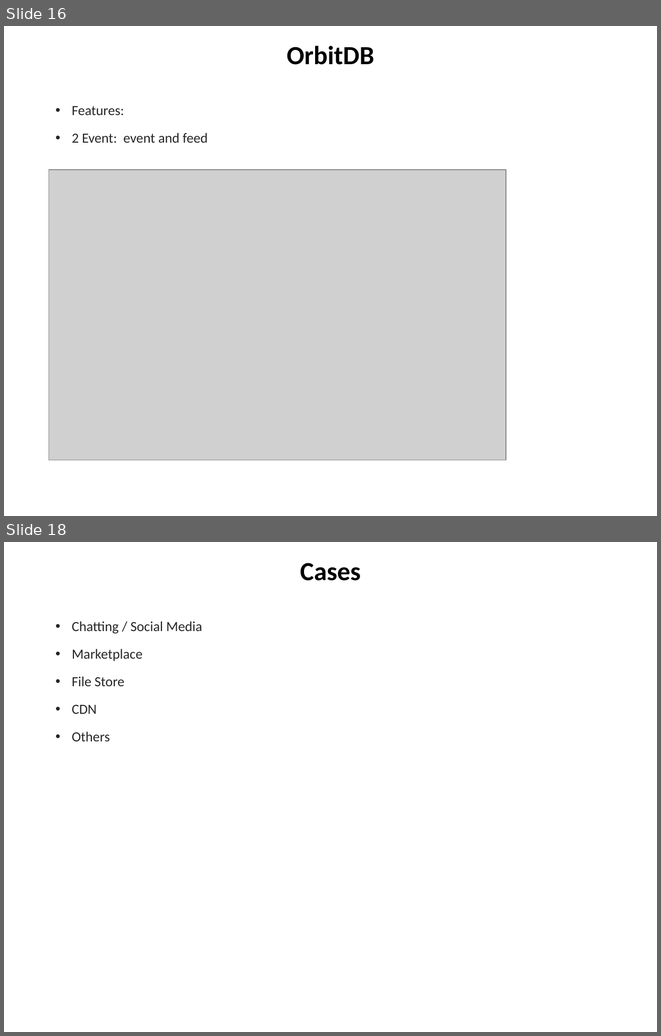
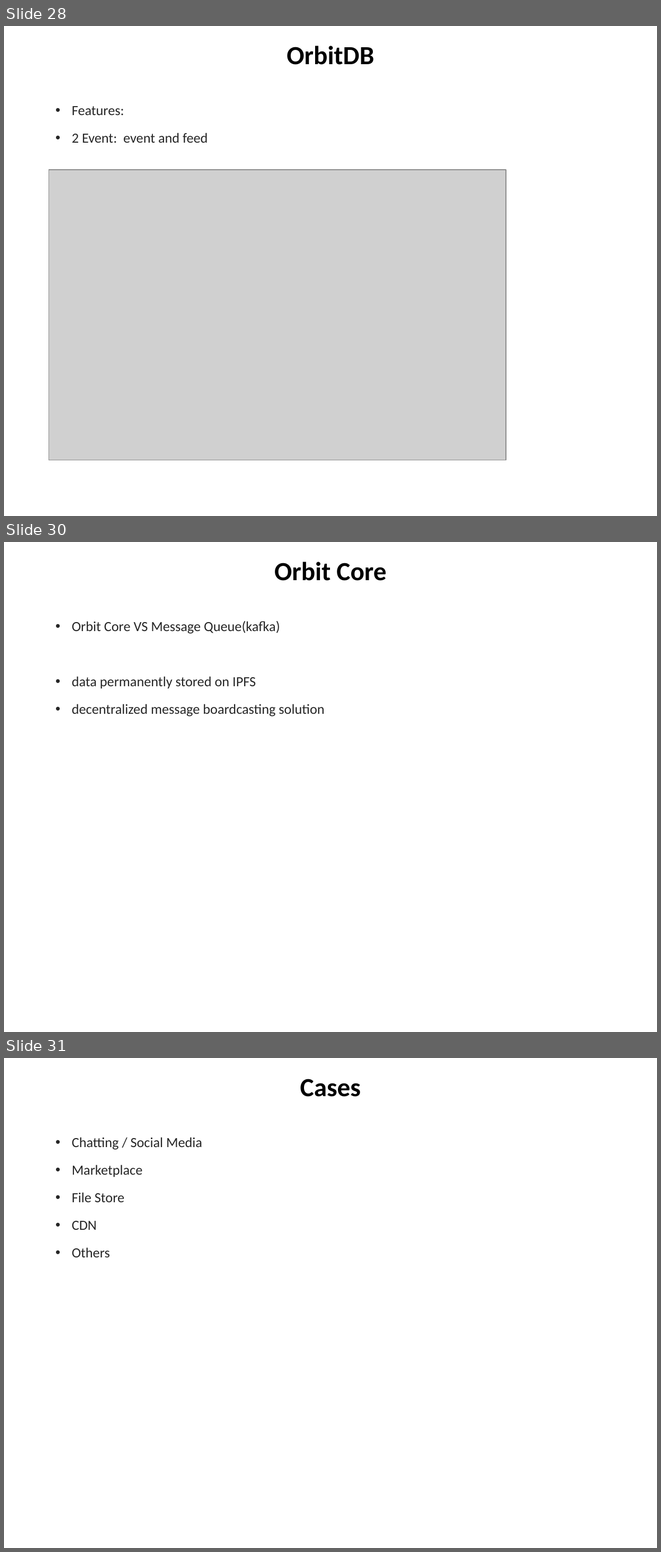
Before and after one commit to chuacw/SGUS-Slides, a slide deck: BCI - Batch2 - Day13 - IPFS.pptx. Shown one above the other, each under a label of ours: slides 16 and 18 before the commit, slides 28, 30 and 31 after it; the slides between them are not shown. The pictures are 661x1036 and 661x1552 pixels, drawn with LibreOffice and Linux fonts; fonts in the diff are those of the drawing; grey boxes stand for pictures. Boxes give left, top, right and bottom in pixels: in the first picture for what was removed or moved away, otherwise in the second. Text is boxed around its words. In the diff, an @@ line names an element or a change of style, - is before the commit and + after.

```diff
--- a/BCI - Batch2 - Day13 - IPFS.pptx
+++ b/BCI - Batch2 - Day13 - IPFS.pptx
@@ slide 30 added at [4,542,657,1032], background #FFFFFF @@
@@ title added at [274,562,386,581], 28.8 pt, text #000000, bold @@
+Orbit Core
@@ text added at [72,621,324,716], 15.4 pt, text #262626 @@
+• Orbit Core VS Message Queue(kafka)
+• data permanently stored on IPFS
+• decentralized message boardcasting solution
@@ what was slide 16 is now slide 28 @@
@@ what was slide 18 is now slide 31 @@
```
Also in this commit, not shown: 13 slides changed, 12 other slides added, 3 other files.
